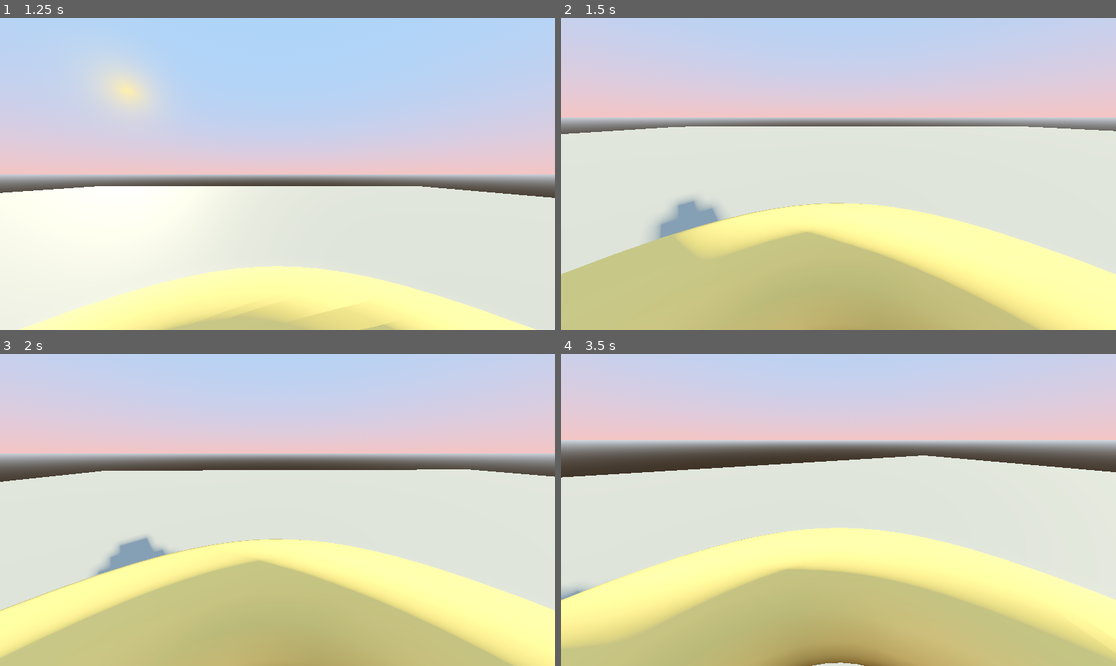
Above: before the commit, frames 1-4 (two rows, left to right).
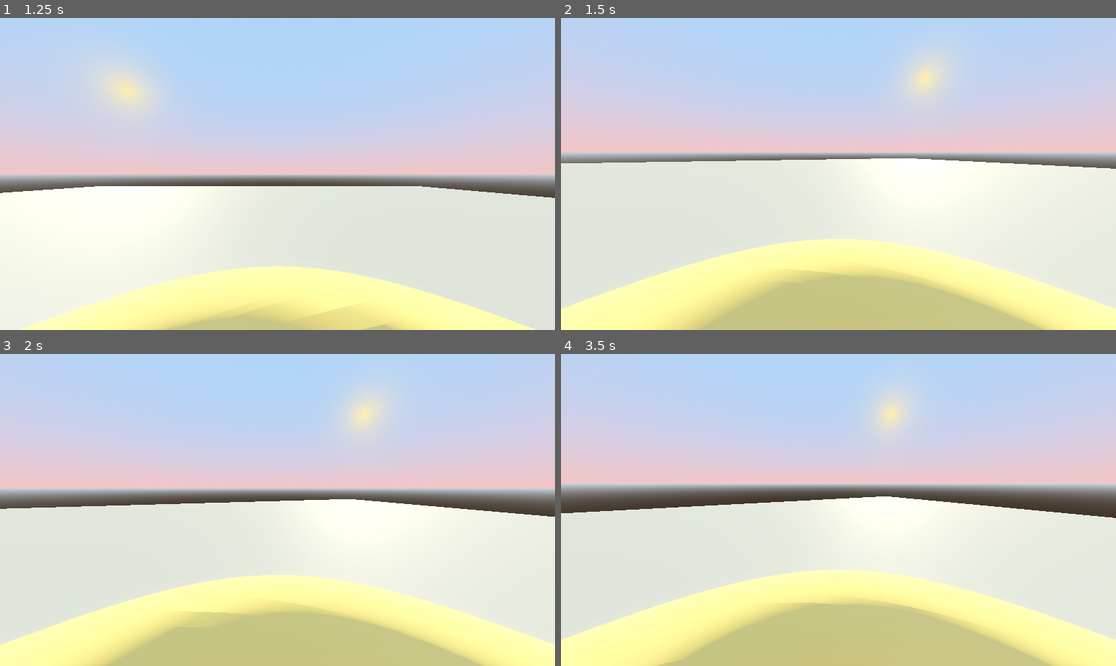
Above: after the commit, the same moments.

Repository: BarackOBusiness/dogotus
Game: Godot game, scene res://main.tscn
Two runs of this game, one before a commit and one after it. Both use one fixed random seed, a clock stepped at 60 frames per second and the inputs below.
Inputs (mouse positions are in pixels of both pictures, inside the frame that each line leads up to):
- Up to frame 1 (1.25 s): tap Enter (ui_accept) at 0.5, 0.77 s; move the mouse to (399, 158) at 0.52 s; hold D (move_right) from 0.53 s (still down); click (399, 158) at 0.67 s
- Up to frame 2 (1.5 s): move the mouse to (810, 174) at 1.27 s; release D (move_right) at 1.28 s; hold W (move_forward) from 1.28 s (still down)
- Up to frame 3 (2 s): keep holding W (move_forward); tap Enter (ui_accept) at 1.52 s
- Up to frame 4 (3.5 s): keep holding W (move_forward); move the mouse to (849, 503) at 2.02 s; move the mouse to (832, 516) at 2.77 s; tap Enter (ui_accept) at 3.02 s

Frame 1 is identical in both runs. In frame 2, 46% of the frame differs, in the area x 0-100%, y 15-100%; in frame 3, 49%; in frame 4, 61%, in the area x 0-100%, y 13-100%.

Commit message:
Adjusted mouse sensitivity

Diff:
--- a/Player.gd
+++ b/Player.gd
@@ -3,6 +3,7 @@
 
 const SPEED = 5.0
 const JUMP_VELOCITY = 4.5
+const MOUSE_SENSITIVITY = 0.004
 
 # Get the gravity from the project settings to be synced with RigidDynamicBody nodes.
 var gravity = ProjectSettings.get_setting("physics/3d/default_gravity")
@@ -16,8 +17,8 @@
 		Input.set_mouse_mode(Input.MOUSE_MODE_VISIBLE);
 	if Input.get_mouse_mode() == Input.MOUSE_MODE_CAPTURED:
 		if event is InputEventMouseMotion:
-			eye.rotate_y(-event.relative.x * 0.01)
-			camera.rotate_x(-event.relative.y * 0.01)
+			eye.rotate_y(-event.relative.x * MOUSE_SENSITIVITY)
+			camera.rotate_x(-event.relative.y * MOUSE_SENSITIVITY)
 			#camera.rotation.x = clamp(camera.rotation.x, deg2rad(-30), deg2rad(60))
 
 func _physics_process(delta):
